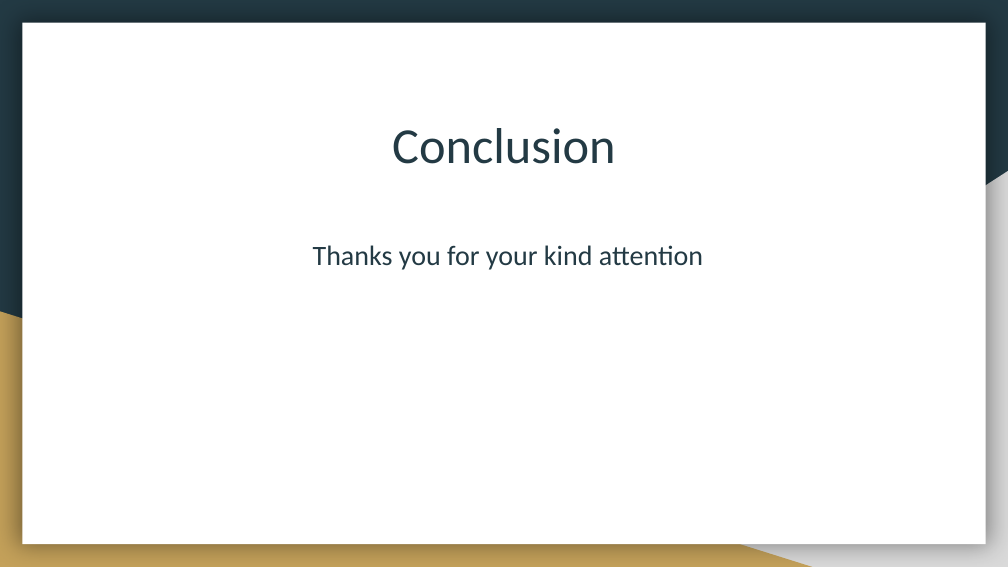
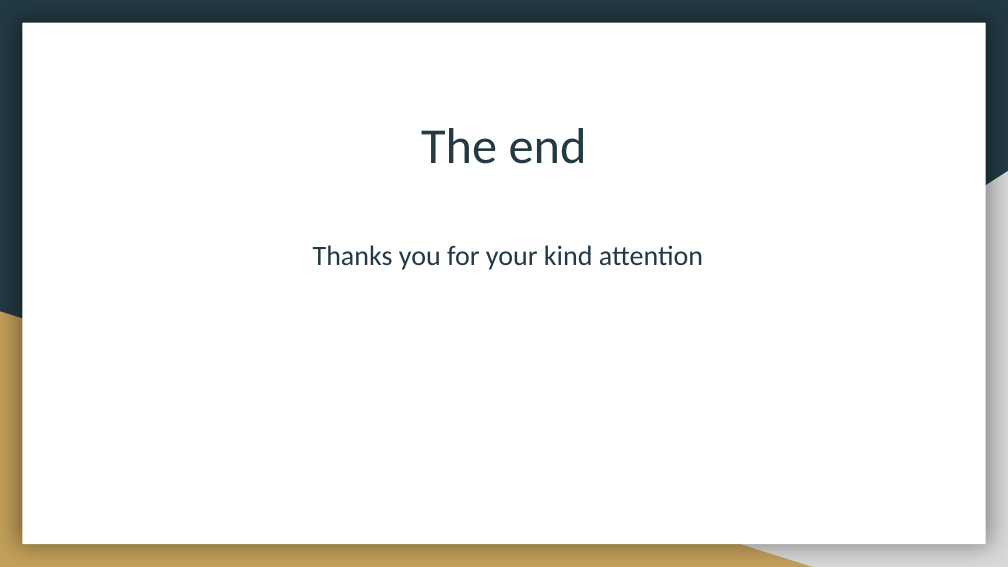
Before and after one commit to dholonakter/Csharp-Traffic-Simulation, a slide deck: slide 9 of First_version_of_the_presentation.pptx. Drawn at 1008x567 pixels with LibreOffice and Linux fonts; fonts in the diff are those of the drawing. Boxes give left, top, right and bottom in pixels: in the first picture for what was removed or moved away, otherwise in the second. Text is boxed around its words. In the diff, an @@ line names an element or a change of style, - is before the commit and + after.

```diff
--- a/First_version_of_the_presentation.pptx
+++ b/First_version_of_the_presentation.pptx
@@ title at (421, 128, 587, 164): text changed @@
-Conclusion
+The end
```
Also in this commit, not shown: 6 other slides changed, 10 other files.
